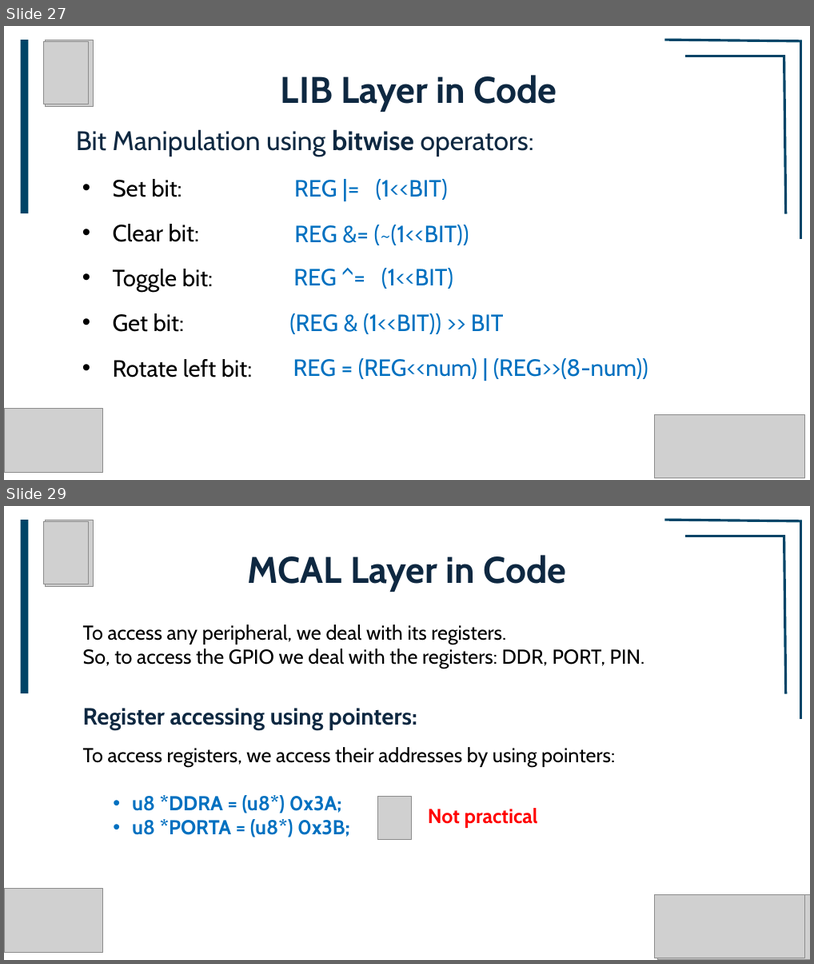
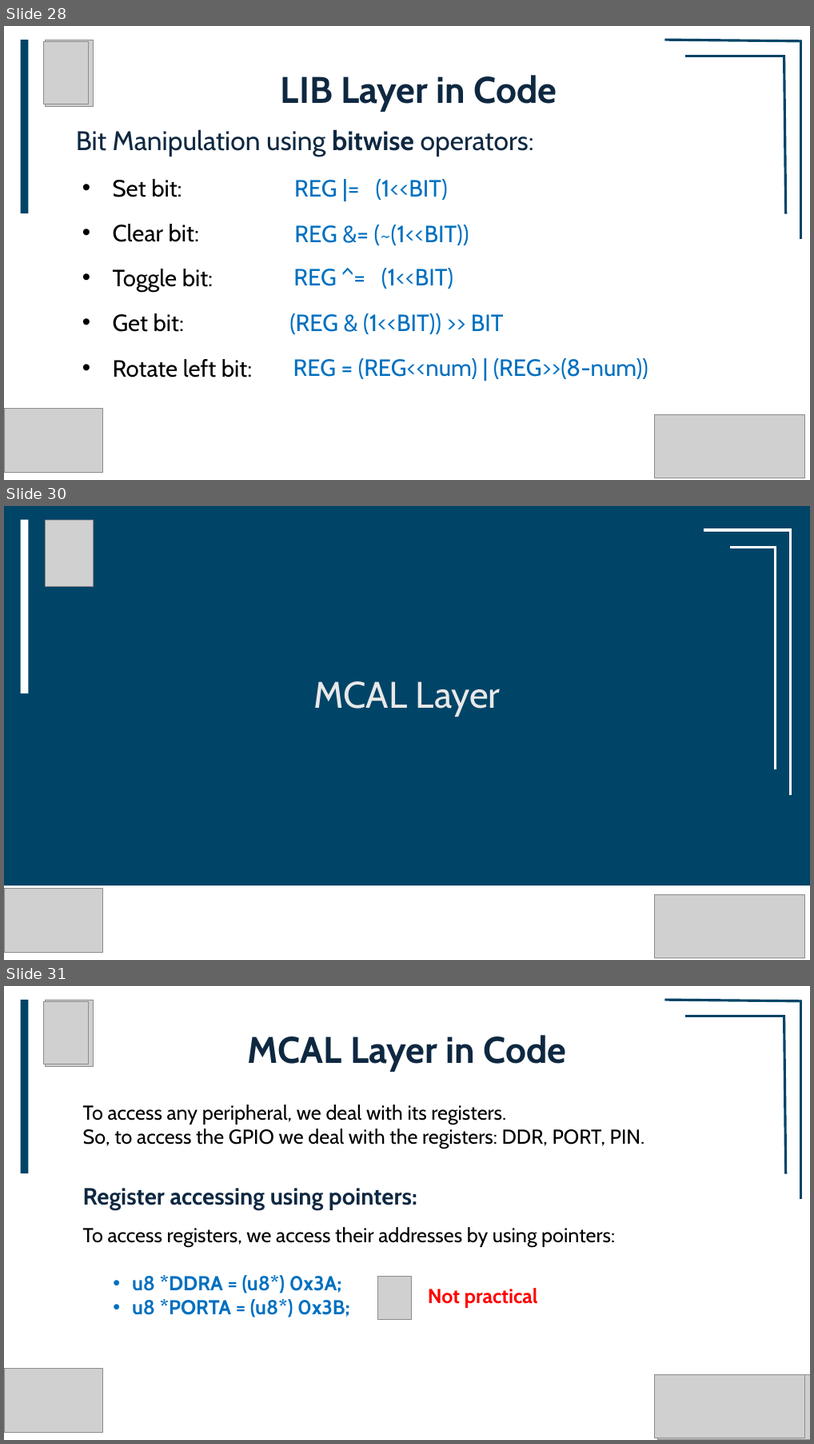
Before and after one commit to youefkh05/IEEE_CUSB26_Embedded, a slide deck: Sessions/4/Session4 Mariam/Session4.pptx. Shown one above the other, each under a label of ours: slides 27 and 29 before the commit, slides 28, 30 and 31 after it; the slides between them are not shown. The pictures are 814x964 and 814x1444 pixels, drawn with LibreOffice and Linux fonts; fonts in the diff are those of the drawing; grey boxes stand for pictures. Boxes give left, top, right and bottom in pixels: in the first picture for what was removed or moved away, otherwise in the second. Text is boxed around its words. In the diff, an @@ line names an element or a change of style, - is before the commit and + after.

```diff
--- a/Sessions/4/Session4 Mariam/Session4.pptx
+++ b/Sessions/4/Session4 Mariam/Session4.pptx
@@ slide 30 added at bbox=[4, 506, 810, 960], background #FFFFFF @@
@@ rectangle added at bbox=[4, 506, 810, 960], fill #004467 @@
@@ rectangle added at bbox=[20, 520, 28, 693], fill #FFFFFF @@
@@ picture added at bbox=[45, 520, 94, 587] @@
@@ group added at bbox=[704, 529, 792, 795]: 4 lines @@
@@ text added at bbox=[314, 681, 501, 716], 44 pt, text #E8E8E8 @@
+MCAL Layer
@@ rectangle added at bbox=[4, 881, 810, 960], fill #004467 @@
@@ rectangle added at bbox=[4, 885, 810, 960], fill #FFFFFF @@
@@ picture added at bbox=[4, 888, 103, 952] @@
@@ picture added at bbox=[4, 896, 103, 959] @@
@@ picture added at bbox=[650, 898, 810, 960] @@
@@ picture added at bbox=[655, 894, 806, 958] @@
@@ what was slide 27 is now slide 28 @@
@@ what was slide 29 is now slide 31 @@
```
Also in this commit, not shown: 9 slides changed, 2 other slides added, 1 slide removed, 1 other file.
